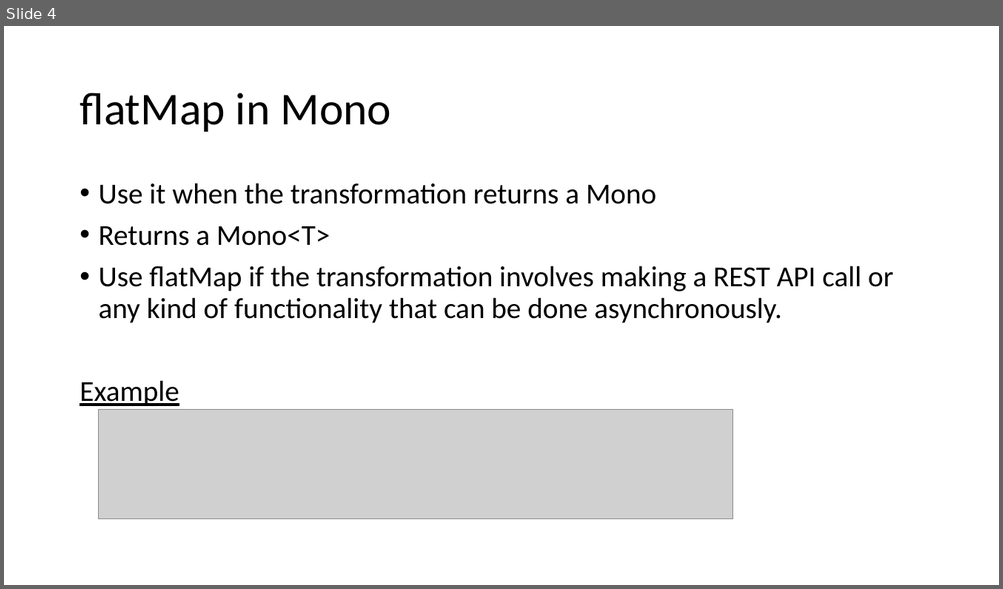
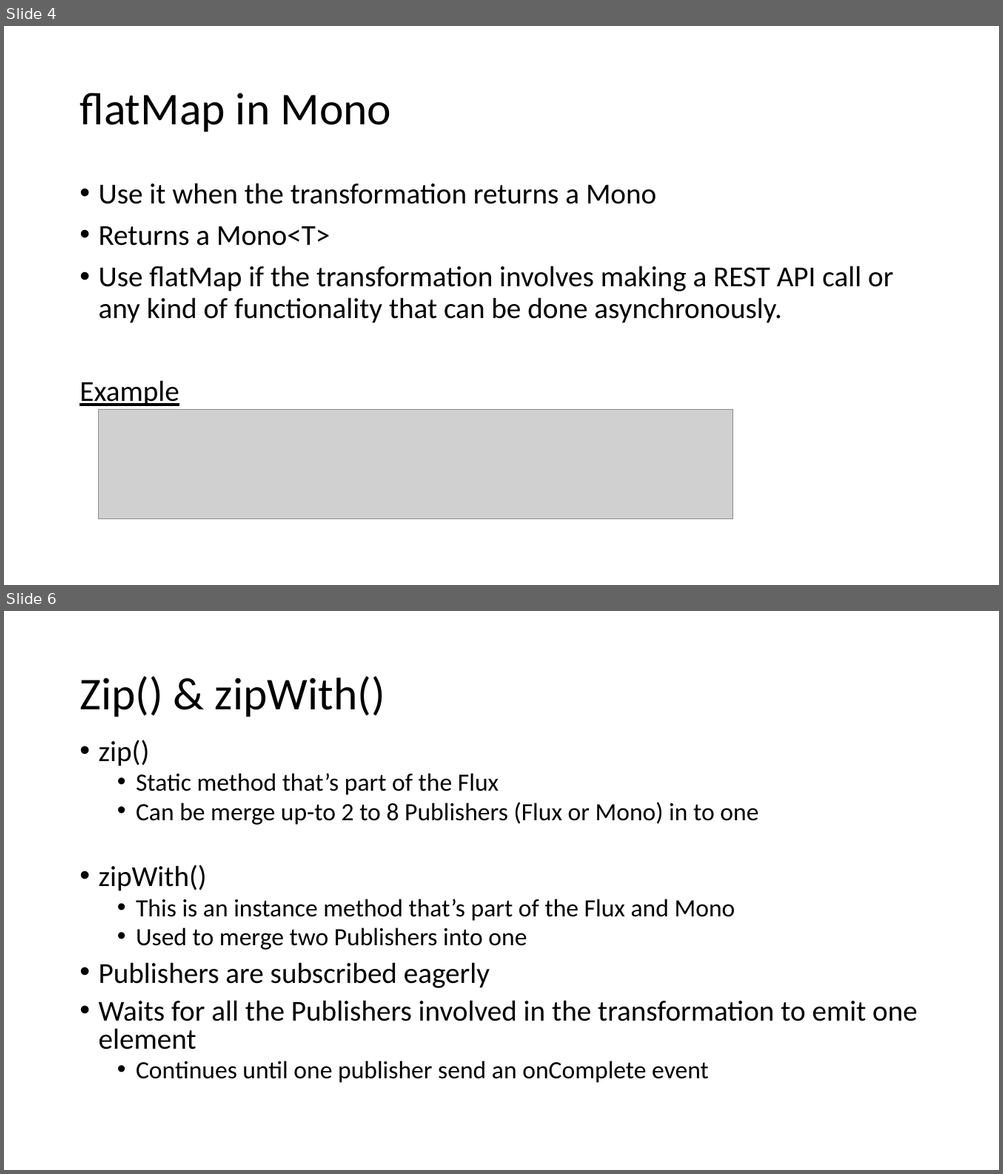
Before and after one commit to danielmxPeck/reactive-spring-webflux-course, a slide deck: Course Notes.pptx. Shown one above the other, each under a label of ours: slide 4 before the commit, slides 4 and 6 after it; the slides between them are not shown. The pictures are 1003x589 and 1003x1174 pixels, drawn with LibreOffice and Linux fonts; fonts in the diff are those of the drawing; grey boxes stand for pictures. Boxes give left, top, right and bottom in pixels: in the first picture for what was removed or moved away, otherwise in the second. Text is boxed around its words. In the diff, an @@ line names an element or a change of style, - is before the commit and + after.

```diff
--- a/Course Notes.pptx
+++ b/Course Notes.pptx
@@ slide 6 added at <box>4,611,999,1170</box>, background #FFFFFF @@
@@ title added at <box>79,676,385,717</box>, 44 pt, text #000000 @@
+Zip() & zipWith()
@@ text added at <box>99,740,917,1083</box>, 24 pt, text #000000 @@
+• zip()
+  • Static method that’s part of the Flux
+  • Can be merge up-to 2 to 8 Publishers (Flux or Mono) in to one
+• zipWith()
+  • This is an instance method that’s part of the Flux and Mono
+  • Used to merge two Publishers into one
+• Publishers are subscribed eagerly
+• Waits for all the Publishers involved in the transformation to emit one element
+  • Continues until one publisher send an onComplete event
```
Also in this commit, not shown: 2 other slides added, 3 other files.
